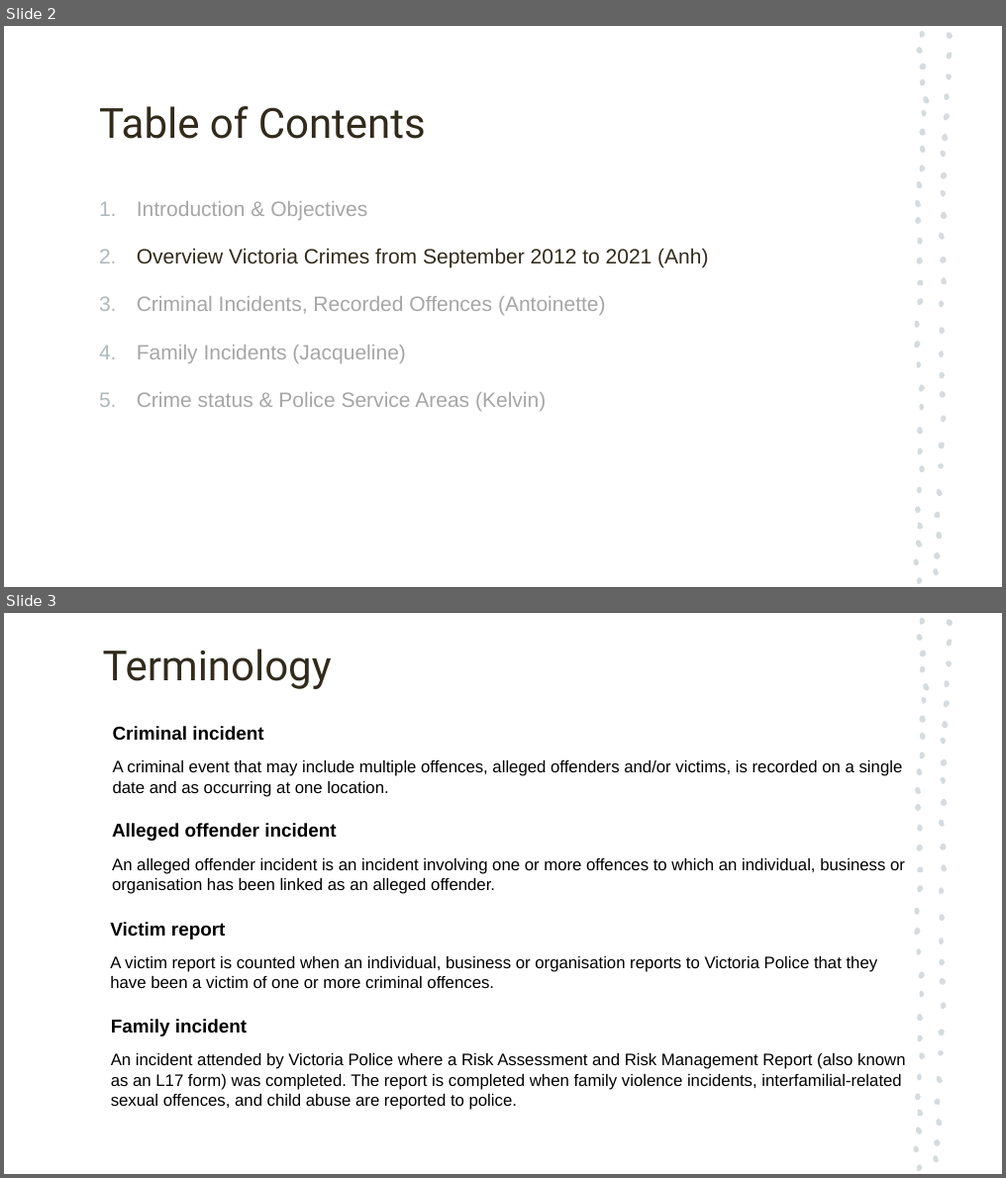
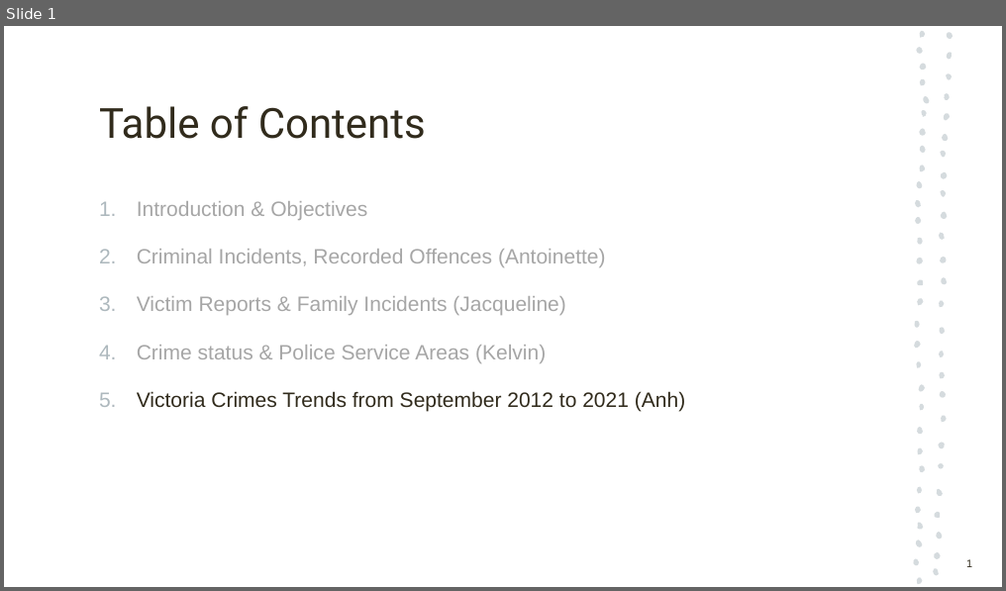
Before and after one commit to antoinetteboyle/Project-1, a slide deck: Crime_Victoria_PowerPoint_Presentation_temporary_Anh.pptx. Shown one above the other, each under a label of ours: slides 2 and 3 before the commit, slide 1 after it. The pictures are 1006x1178 and 1006x591 pixels, drawn with LibreOffice and Linux fonts; fonts in the diff are those of the drawing. Boxes give left, top, right and bottom in pixels: in the first picture for what was removed or moved away, otherwise in the second. Text is boxed around its words. In the diff, an @@ line names an element or a change of style, - is before the commit and + after.

Commit message:
AH - update pptx and upload finding report

```diff
--- a/Crime_Victoria_PowerPoint_Presentation_temporary_Anh.pptx
+++ b/Crime_Victoria_PowerPoint_Presentation_temporary_Anh.pptx
@@ slide 3 removed at [4,613,1002,1174], background #FFFFFF; not listed: 57 template elements that a slide beside it also shows @@
@@ title removed at [103,649,332,689] @@
-Terminology
@@ text removed at [113,726,903,797] @@
-Criminal incident
-A criminal event that may include multiple offences, alleged offenders and/or victims, is recorded on a single date and as occurring at one location.
@@ text removed at [112,823,905,894] @@
-Alleged offender incident
-An alleged offender incident is an incident involving one or more offences to which an individual, business or organisation has been linked as an alleged offender.
@@ text removed at [110,922,878,988] @@
-Victim report
-A victim report is counted when an individual, business or organisation reports to Victoria Police that they have been a victim of one or more criminal offences.
@@ text removed at [111,1019,905,1110] @@
-Family incident
-An incident attended by Victoria Police where a Risk Assessment and Risk Management Report (also known as an L17 form) was completed. The report is completed when family violence incidents, interfamilial-related sexual offences, and child abuse are reported to police.
@@ what was slide 2 is now slide 1 @@
@@ slide 1 changed as well @@
@@ text at [137,248,708,269]: paragraph removed @@
-2. Overview Victoria Crimes from September 2012 to 2021 (Anh)
@@ text at [137,296,565,315]: text changed @@
-4. Family Incidents (Jacqueline)
+3. Victim Reports & Family Incidents (Jacqueline)
@@ text at [137,391,685,412]: paragraph added @@
+5. Victoria Crimes Trends from September 2012 to 2021 (Anh)
@@ page number added at [966,560,972,568], 10.5 pt, text #312B1C @@
+1
```
Also in this commit, not shown: 5 other slides changed, 2 slides added, 3 other files.
